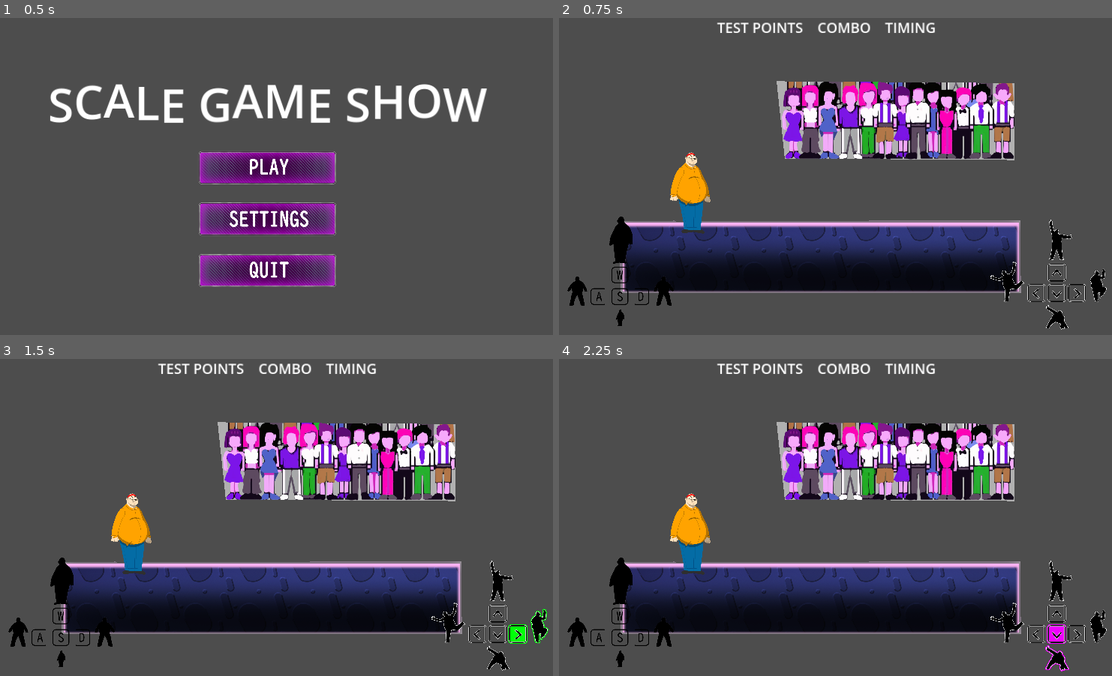
Above: before the commit, frames 1-4 (two rows, left to right).
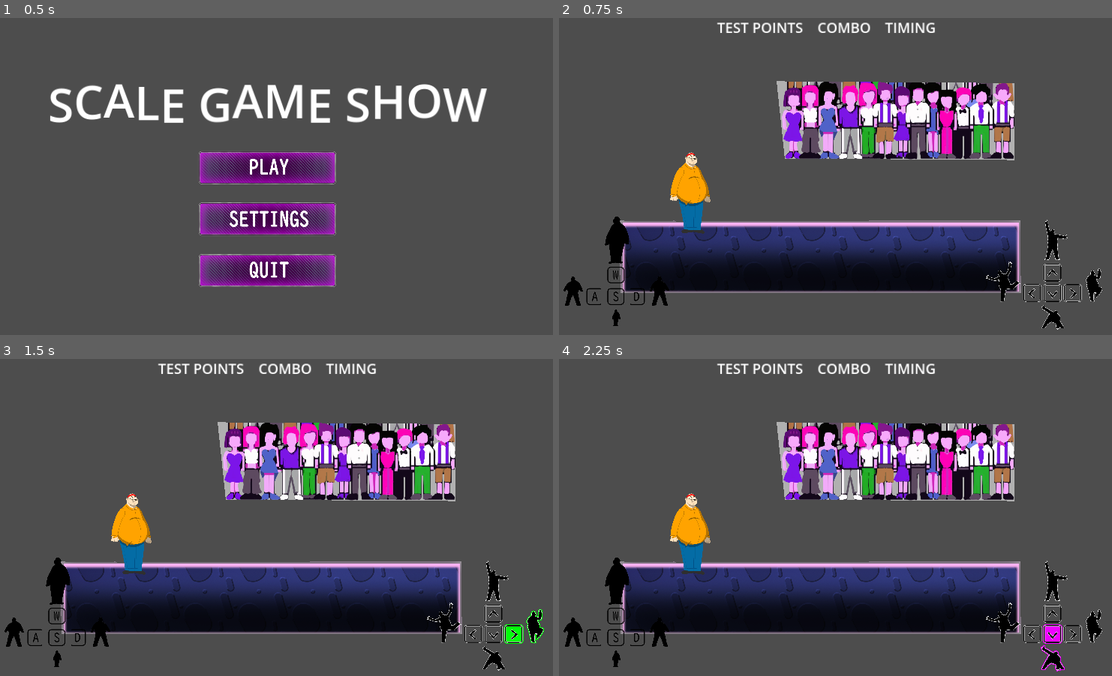
Above: after the commit, the same moments.

Repository: onegm/Scale-Game-Show
Game: Godot game, scene res://UI/main_menu/menu_screen.tscn
Same seed, same stepped clock (60 frames per second), same inputs: the game is played once before the commit and once after it.
Inputs (mouse positions are in pixels of both pictures, inside the frame that each line leads up to):
- Up to frame 1 (0.5 s): no input
- Up to frame 2 (0.75 s): click (824, 166) at 0.5 s
- Up to frame 3 (1.5 s): tap Enter at 1.25 s; hold Right (pose_right) from 1.28 s (still down); tap A (look_left) at 1.35 s
- Up to frame 4 (2.25 s): tap Space at 2 s; release Right (pose_right) at 2.03 s; hold Down (pose_down) from 2.03 s (still down); tap D (look_right) at 2.1 s

Frame 1 is identical in both runs. In frame 2, 2.0% of the frame differs, in the area x 0-100%, y 62-99%; in frame 3, 2.1%; in frame 4, 2.1%.

Commit message:
Fixed wall passing bug

Diff:
--- a/UI/GUI/gui.tscn
+++ b/UI/GUI/gui.tscn
@@ -75,7 +75,7 @@
 [node name="LowContainer" type="HBoxContainer" parent="VBoxContainer"]
 layout_mode = 2
 theme_override_constants/separation = 600
-alignment = 2
+alignment = 1
 
 [node name="SizeDirContainer" type="HBoxContainer" parent="VBoxContainer/LowContainer"]
 layout_mode = 2
--- a/player/player.tscn
+++ b/player/player.tscn
@@ -85,7 +85,7 @@
 flip_h = true
 
 [node name="Collision" type="CollisionShape2D" parent="."]
-position = Vector2(-21, -64)
+position = Vector2(20, -64)
 shape = SubResource("RectangleShape2D_b0fiy")
 
 [node name="Anim" type="AnimationPlayer" parent="."]
